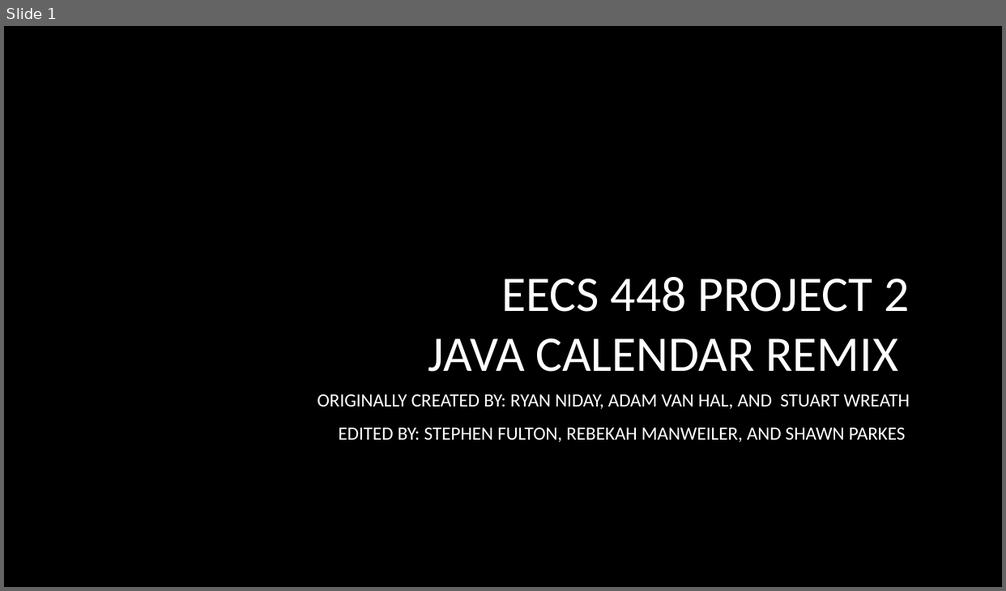
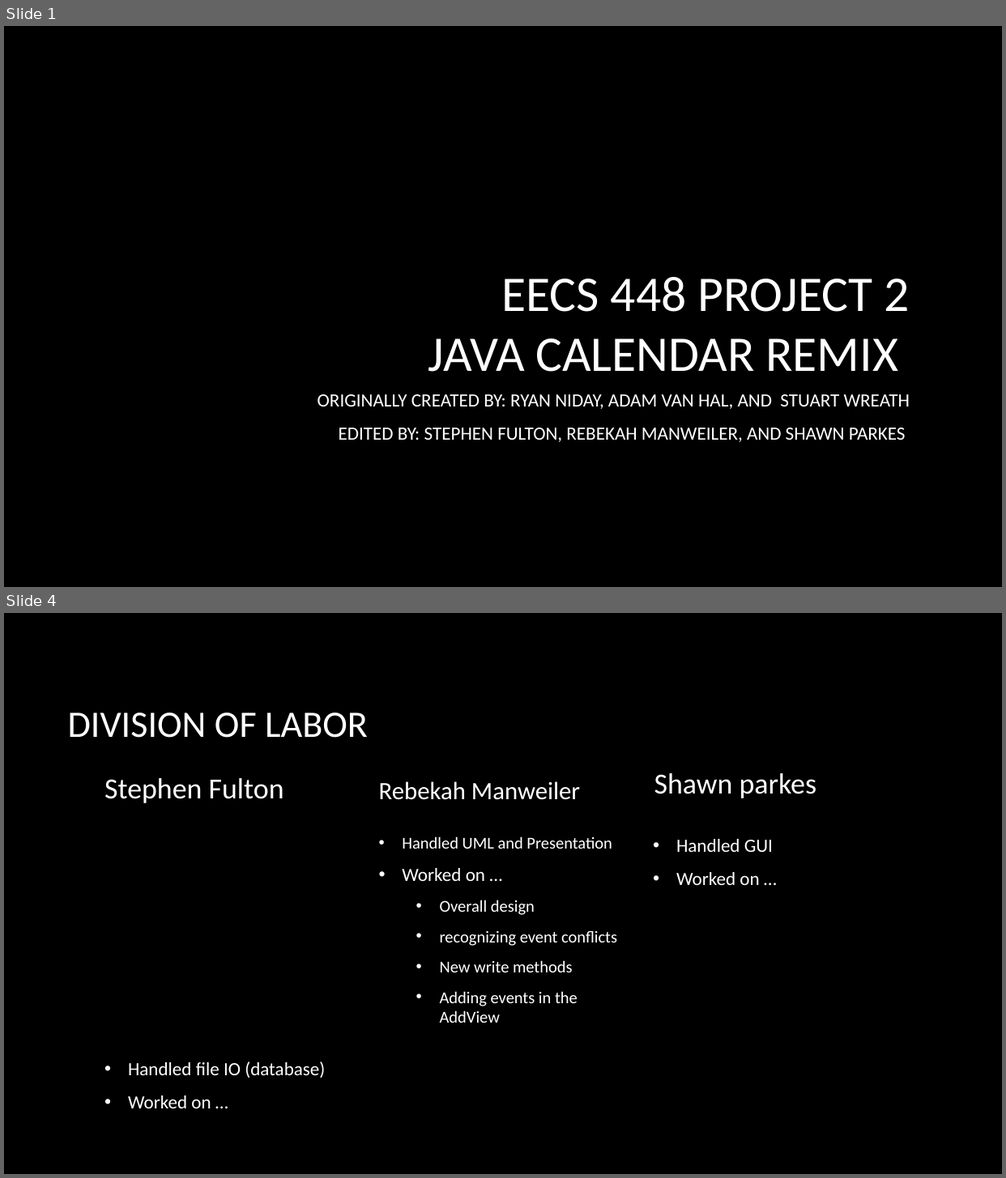
Before and after one commit to StephenWFulton/JavaCalendar, a slide deck: Project2Presentation.pptx. Shown one above the other, each under a label of ours: slide 1 before the commit, slides 1 and 4 after it; the slides between them are not shown. The pictures are 1006x591 and 1006x1178 pixels, drawn with LibreOffice and Linux fonts; fonts in the diff are those of the drawing; background and template pictures are left out. Boxes give left, top, right and bottom in pixels: in the first picture for what was removed or moved away, otherwise in the second. Text is boxed around its words. In the diff, an @@ line names an element or a change of style, - is before the commit and + after.

```diff
--- a/Project2Presentation.pptx
+++ b/Project2Presentation.pptx
@@ slide 4 added at box(4, 613, 1002, 1174), background picture (left out) @@
@@ title added at box(68, 713, 368, 738), 36 pt, text #FFFFFF @@
+DIVISION OF LABOR
@@ text added at box(104, 778, 284, 803), 28 pt, text #FFFFFF @@
+Stephen Fulton
@@ text added at box(379, 781, 580, 800), 24 pt, text #FFFFFF @@
+Rebekah Manweiler
@@ text added at box(654, 773, 817, 798), 28 pt, text #FFFFFF @@
+Shawn parkes
@@ text added at box(402, 837, 617, 1023), 16 pt, text #FFFFFF @@
+• Handled UML and Presentation
+• Worked on …
+  • Overall design
+  • recognizing event conflicts
+  • New write methods
+  • Adding events in the AddView
@@ text added at box(676, 839, 773, 885), 18 pt, text #FFFFFF @@
+• Handled GUI
+• Worked on …
@@ text added at box(128, 1062, 325, 1109), 18 pt, text #FFFFFF @@
+• Handled file IO (database)
+• Worked on …
```
Also in this commit, not shown: 7 other slides added.
